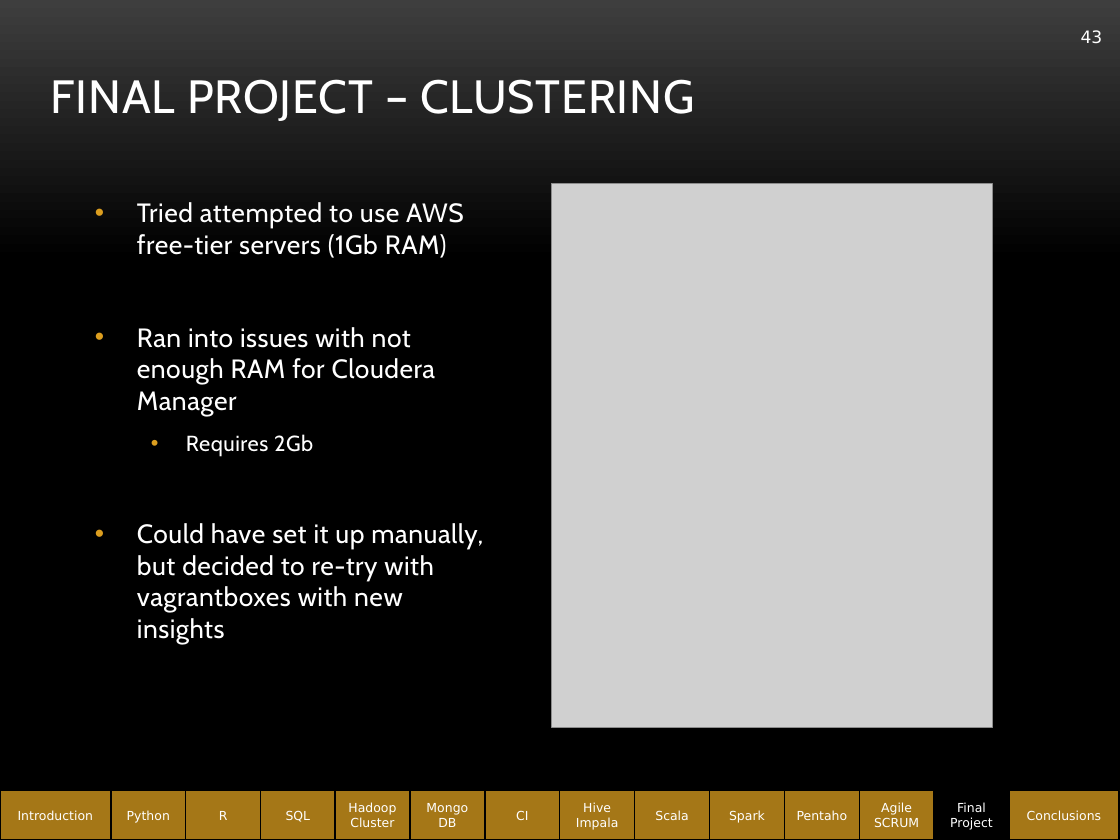
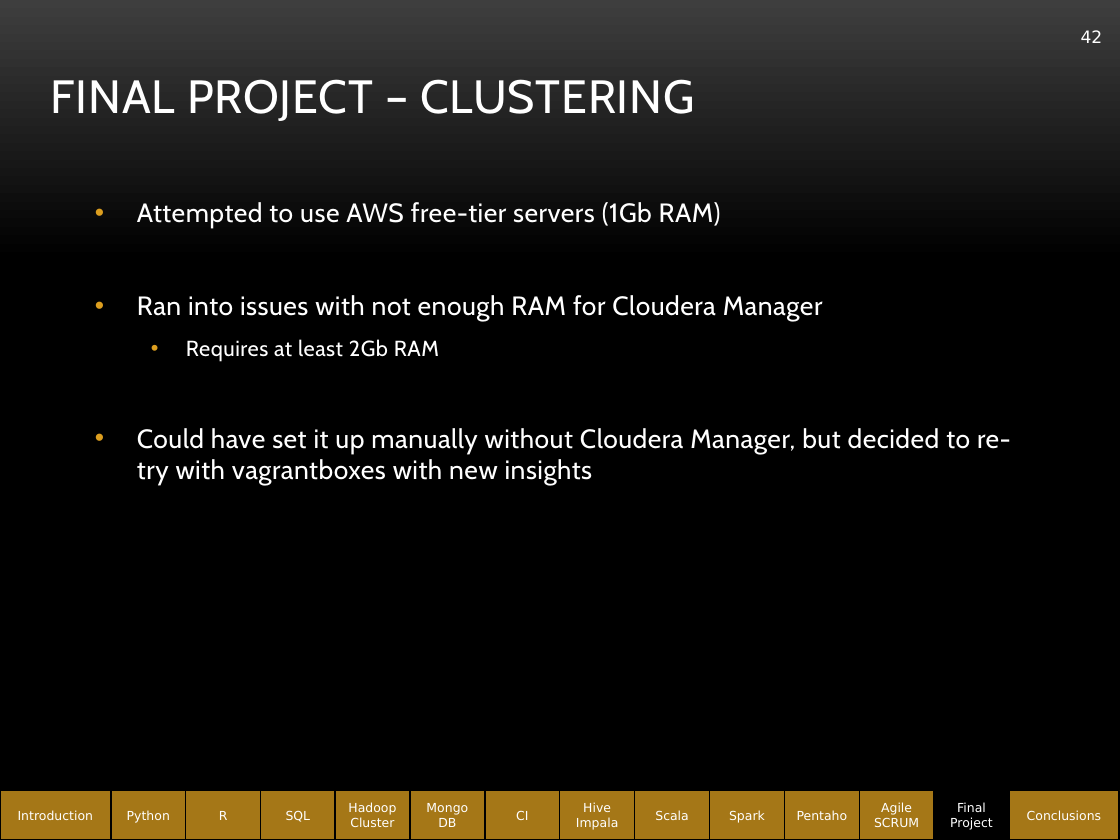
Before and after one commit to abe1ge/teletubbiesQAC, a slide deck: slide 42 of FinalPresentation.pptx (slide 43 before the commit). Drawn at 1120x840 pixels with LibreOffice and Linux fonts; fonts in the diff are those of the drawing; grey boxes stand for pictures; background and template pictures are left out. Boxes give left, top, right and bottom in pixels: in the first picture for what was removed or moved away, otherwise in the second. Text is boxed around its words. In the diff, an @@ line names an element or a change of style, - is before the commit and + after.

```diff
--- a/FinalPresentation.pptx
+++ b/FinalPresentation.pptx
@@ page number at box(1081, 30, 1103, 43): text changed @@
-43
+42
@@ text at box(137, 202, 721, 228): text changed @@
-• Tried attempted to use AWS free-tier servers (1Gb RAM)
+• Attempted to use AWS free-tier servers (1Gb RAM)
@@ picture removed at box(551, 184, 992, 727) @@
@@ text at box(137, 339, 1011, 485): text changed @@
-  • Requires 2Gb
-• Could have set it up manually, but decided to re-try with vagrantboxes with new insights
+  • Requires at least 2Gb RAM
+• Could have set it up manually without Cloudera Manager, but decided to re-try with vagrantboxes with new insights
```
Also in this commit, not shown: 14 other slides changed, 4 slides added.
